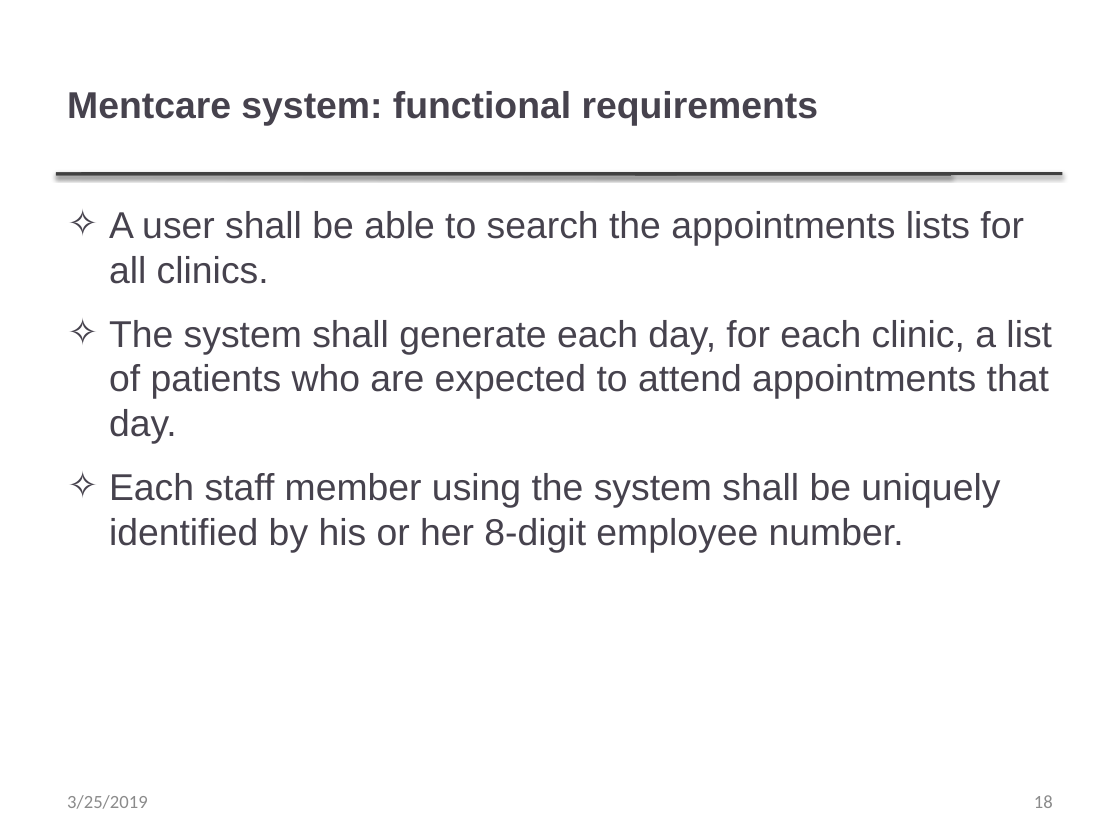
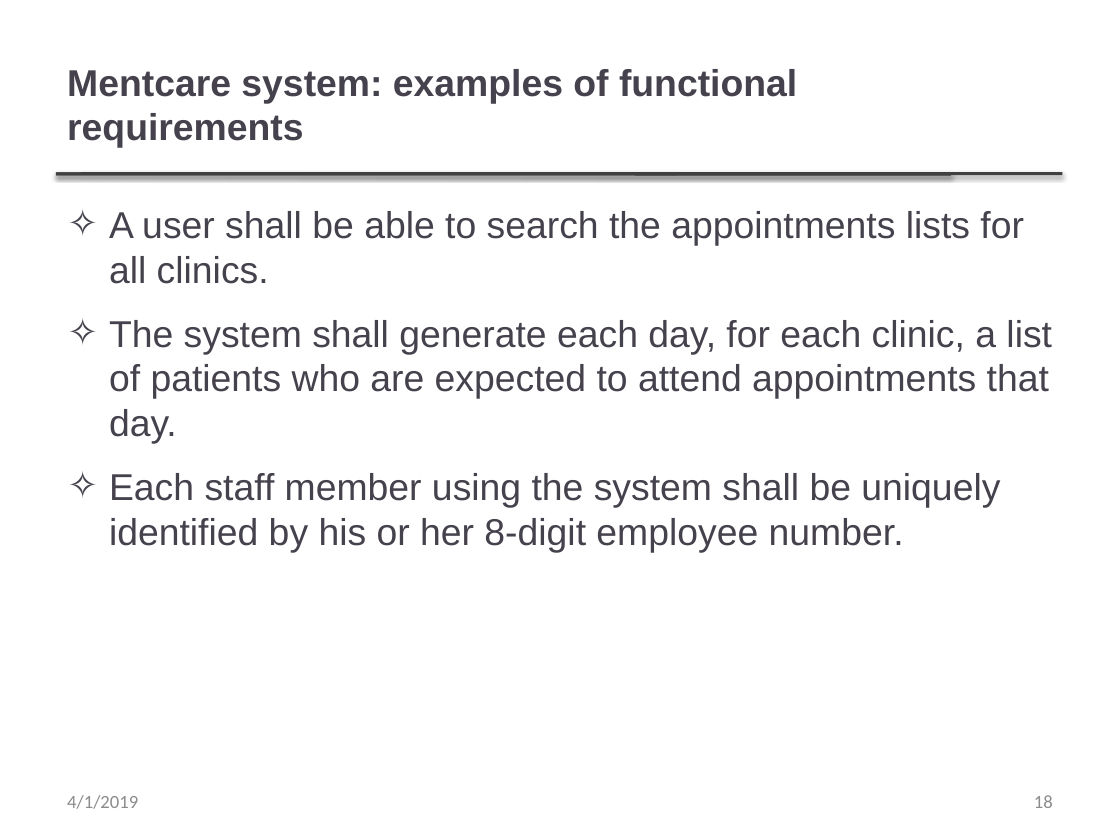
Before and after one commit to ppawar/ppawar.github.io, a slide deck: slide 18 of CSE308-S19/Slides/PPT/Ch4 - Requirements analysis.pptx. Drawn at 1120x840 pixels with LibreOffice and Linux fonts; fonts in the diff are those of the drawing; background and template pictures are left out. Boxes give left, top, right and bottom in pixels: in the first picture for what was removed or moved away, otherwise in the second. Text is boxed around its words. In the diff, an @@ line names an element or a change of style, - is before the commit and + after.

```diff
--- a/CSE308-S19/Slides/PPT/Ch4 - Requirements analysis.pptx
+++ b/CSE308-S19/Slides/PPT/Ch4 - Requirements analysis.pptx
@@ title at box(67, 69, 797, 148): text changed @@
-Mentcare system: functional requirements
+Mentcare system: examples of functional requirements
@@ text at box(67, 795, 138, 809): text changed @@
-3/25/2019
+4/1/2019
```
Also in this commit, not shown: 55 other slides changed, 1 slide added, 8 other files.
